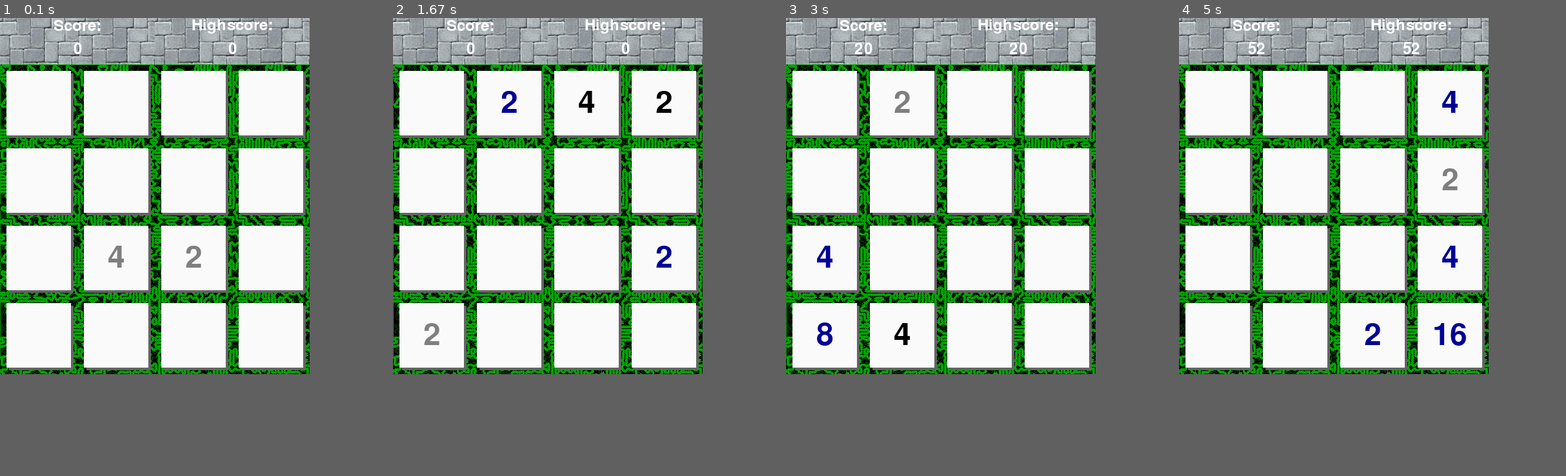
Above: before the commit, frames 1-4 (left to right).
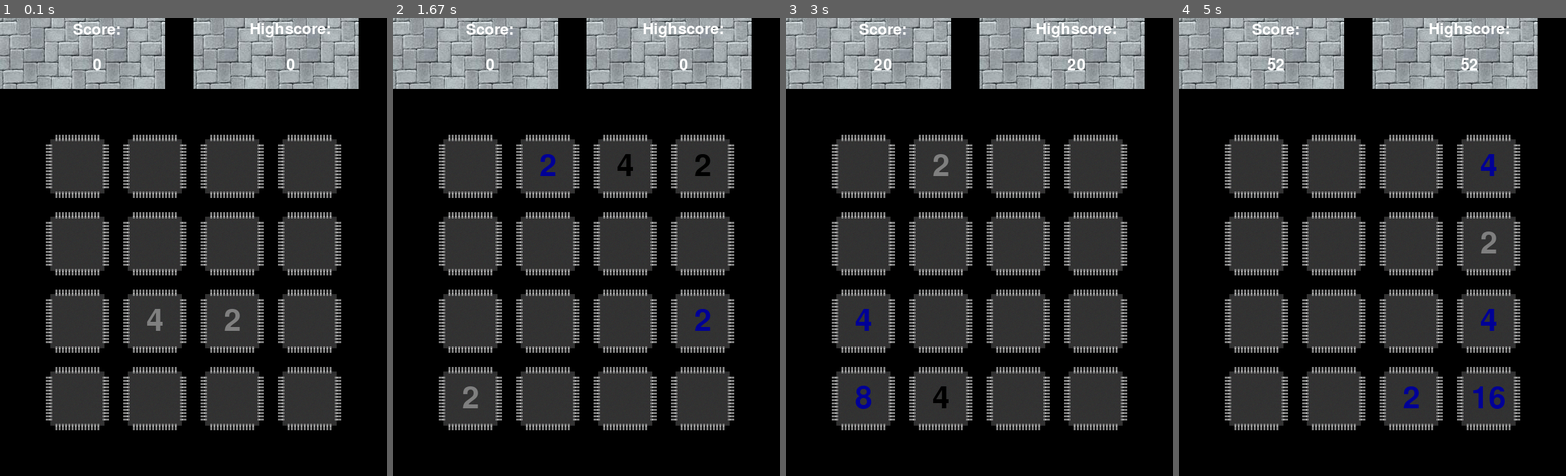
Above: after the commit, the same moments.

Repository: Marco-Meyer/TINF13AIBI-Kinect
Game: pygame game, started from 2048.py
The game is run twice, just before and just after one commit, with the same random seed, the same clock (stepped at 60 frames per second) and the same inputs.
Inputs:
- Up to frame 1 (0.1 s): no input
- Up to frame 2 (1.67 s): hold Right 0.33-0.8 s; hold Up 0.83-1.13 s; hold Right 1.17-1.63 s
- Up to frame 3 (3 s): hold Left 1.67-2.2 s; hold Down 2.23-2.53 s; hold Left 2.57-2.97 s
- Up to frame 4 (5 s): hold Up 3-3.37 s; hold Right 3.4-4.03 s; hold Down 4.07-4.43 s; hold Left 4.47-4.93 s; hold Right from 4.97 s (still down)
In our replay, the window is 480x552 before the commit and 600x710 after it. These sizes can differ from the game's own. Grey fills any space a smaller window leaves; there, only what the larger window draws over its background counts as a difference.

The runs differ from the first frame. In frame 1, 67% of the frame differs, in the area x 0-93%, y 0-90%; in frame 2, 67%; in frame 3, 67%; in frame 4, 67%.

Commit message:
[added] Circuit Interface into 2048

Diff:
--- a/2048.py
+++ b/2048.py
@@ -9,7 +9,7 @@
 from os.path import join
 from sounds import Sounds
 import copy
-
+from Circuit import electronics
 from score import Score
 from grid import Grid
 
@@ -25,17 +25,19 @@
 P.init()
 gameover = False
 W,H = FIELD = (4,4)
-GRID = 120#Size of grid squares
+GRID = 150#Size of grid squares
 resw, resh = resolution = W*GRID, H*GRID
 #Sizes of Scorebar
-vext = 72
+vext = 110
 vextH = vext/2
 reswH = resw/2
 shadowd = 4
 side = 100
 GRIDh = GRID//2#half the size of a grid
 GRIDv = GRIDh//2#quarter "
-S = P.display.set_mode((resw, resh+vext))
+pixels = (resw, resh+vext)
+S = P.display.set_mode(pixels)
+print("Resolution:",pixels)
 D = S.subsurface((0,vext, resw, resh))
 #Upper Surface ('Scorebar')
 U1 = S.subsurface((0, 0, reswH, vext))
@@ -104,6 +106,16 @@
 
 #####INITBLOCK#####
 
+#electronics
+connectors = electronics.Connector(3,10,3)
+chip = electronics.Chip(98, connectors)
+xdelta = resw//5
+centers = []
+for x in range(xdelta,resw,xdelta):
+    for y in range(xdelta,resh,xdelta):
+        centers.append((x,y))
+elegrid = electronics.Grid(resolution, chip, connectors, centers)
+
 #score
 score = Score()
 scbar = Scorebar()
@@ -126,9 +138,9 @@
 gocolor = P.Color(255, 0, 0, 100)
 
 #surface
-text = { 2**x : F.render(str(2**x), 1, (0,0,0), base) for x in range(20)}
-freshs = { 2**x : F.render(str(2**x), 1, (127,127,127), base) for x in range(20)}
-deltas = { 2**x : F.render(str(2**x), 1, (0,0,150), base) for x in range(20)}
+text = { 2**x : F.render(str(2**x), 1, (0,0,0)) for x in range(20)}
+freshs = { 2**x : F.render(str(2**x), 1, (127,127,127)) for x in range(20)}
+deltas = { 2**x : F.render(str(2**x), 1, (0,0,150)) for x in range(20)}
 
 #Game Over-Surface
 GO = P.Surface((resw, resh), P.SRCALPHA)
@@ -175,17 +187,17 @@
 
         #####RENDERBLOCK#####
         #D.fill(background)
-        D.blit(bgD, (0,0))
+        D.blit(elegrid.surface, (0,0))
         EM.dispatch("game_frame_start", D)
         delta = grid.area != grid.last #elementwise check for matrix
-        for x,y in posses:
+        for (x,y), pos in zip(posses,centers):
             val = grid.area[x, y]
-            rectshadow = x*GRID+GRIDh-side/2+shadowd, y*GRID+GRIDh-side/2+shadowd, side, side
-            P.draw.rect(D, shadow, rectshadow, 0)
-            rect = x*GRID+GRIDh-side/2, y*GRID+GRIDh-side/2, side, side
-            P.draw.rect(D, base, rect, 0)
+            #rectshadow = x*GRID+GRIDh-side/2+shadowd, y*GRID+GRIDh-side/2+shadowd, side, side
+            #P.draw.rect(D, shadow, rectshadow, 0)
+            #rect = x*GRID+GRIDh-side/2, y*GRID+GRIDh-side/2, side, side
+            #P.draw.rect(D, base, rect, 0)
             if val:
-                pos = x*GRID+GRIDh,y*GRID+GRIDh
+                #pos = x*GRID+GRIDh,y*GRID+GRIDh
                 if (x,y) in grid.fresh:blit_centered(D, freshs[val],pos)
                 elif delta[x,y]:blit_centered(D, deltas[val],pos)
                 else:blit_centered(D, text[val],pos)
--- a/Circuit/electronics.py
+++ b/Circuit/electronics.py
@@ -32,10 +32,21 @@
             self.surface.blit(con2,(mx,0))#top
             self.surface.blit(con4,(mx,y))#bottom
 
-            self.surface.blit(con1, (0, mx))#left
-            self.surface.blit(con3, (y, mx))#right
+            self.surface.blit(con3, (0, mx))#left
+            self.surface.blit(con1, (y, mx))#right
+
+        self.interfaces = posses#attachement nodes for circuit
 
 
+class Grid():
+    def __init__(self, size, chip, connector, positions):
+        self.size = size
+        self.chip = chip
+        self.length = connector.width+connector.spacing
+        self.surface = P.Surface(size)
+        xshift = self.chip.surface.get_width()//2
+        for x,y in positions:
+            self.surface.blit(chip.surface, (x-xshift, y-xshift))
 
 def create_conductor(length, width, light = (200,200,200), dark = (127,127,127)):
     l = length//3
@@ -63,7 +74,17 @@
         self.surfaces = get_rotated_conductors(length, width, light, dark)
 
 if __name__ == "__main__":
+    P.init()
     connectors = Connector(3,10,3)
-    chip = Chip(59, connectors)
-    P.image.save(chip.surface, "test.png")
+    chip = Chip(78, connectors)
+    #P.image.save(chip.surface, "test.png")
     P.image.save(create_conductor(20,4), "conductor.png")
+    size = (480, 480)
+    xdelta = size[0]//5
+    positions = []
+    for x in range(xdelta,size[0],xdelta):
+        for y in range(xdelta,size[1],xdelta):
+            print(x,y)
+            positions.append((x,y))
+    grid = Grid(size, chip, connectors, positions)
+    P.image.save(grid.surface, "test.png")
Binary file removed: Circuit/test.png
